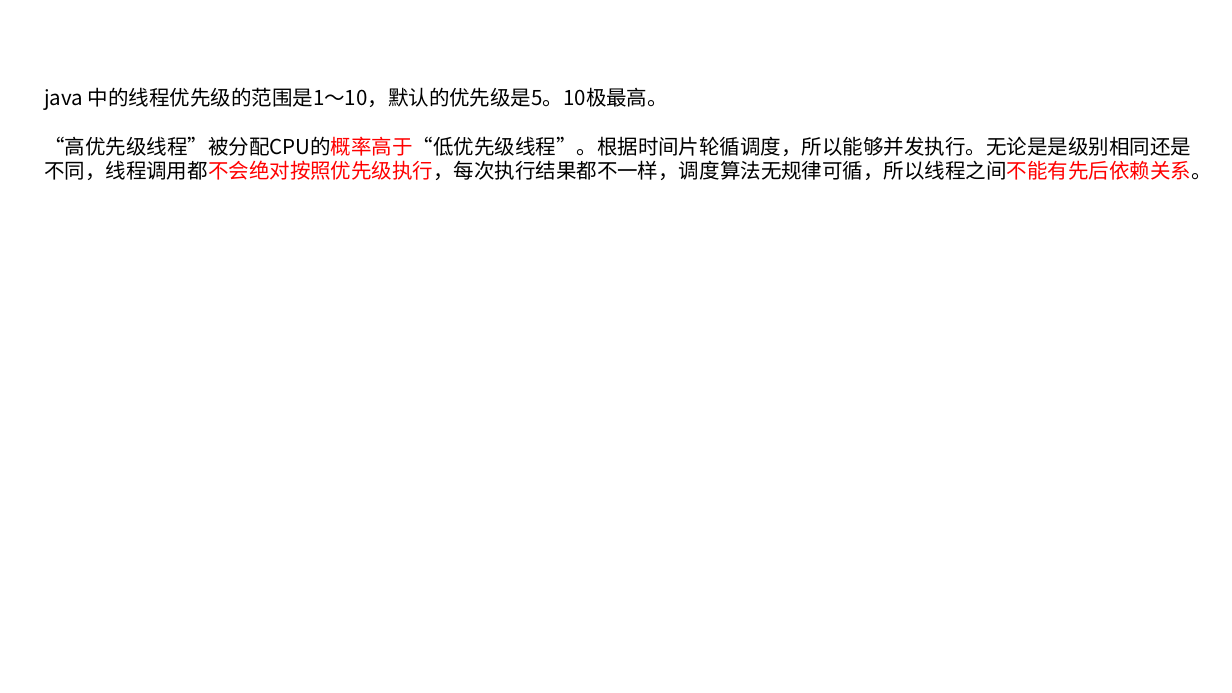
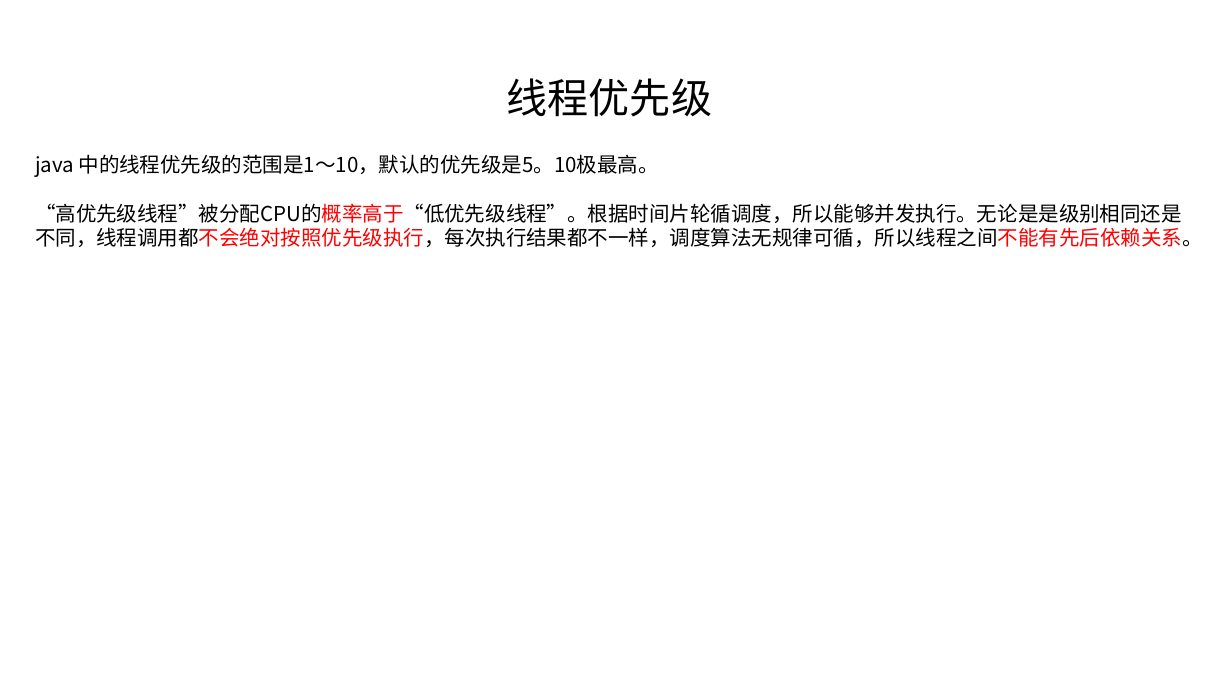
Before and after one commit to linkknown/PPT, a slide deck: slide 9 of 基础PPT/第10章：Java并发基础.pptx (slide 8 before the commit). Drawn at 1232x693 pixels with LibreOffice and Linux fonts; fonts in the diff are those of the drawing; background and template pictures are left out. Boxes give left, top, right and bottom in pixels: in the first picture for what was removed or moved away, otherwise in the second. Text is boxed around its words. In the diff, an @@ line names an element or a change of style, - is before the commit and + after.

Commit message:
并发章节 PPT 优化

```diff
--- a/基础PPT/第10章：Java并发基础.pptx
+++ b/基础PPT/第10章：Java并发基础.pptx
@@ text added at (507, 78, 712, 117), 32 pt, text #000000 @@
+线程优先级
@@ text "java 中的线程优先级的范围是1～10，默认的优先级是5。10极最高。": place and size @@
-text "java 中的线程优先级的范围是1～10，默认的优先级是5。10极最高。" at (44, 87, 1211, 180)
+text "java 中的线程优先级的范围是1～10，默认的优先级是5。10极最高。" at (35, 154, 1202, 247)
```
Also in this commit, not shown: 15 other slides changed, 3 slides added, 2 slides removed.
